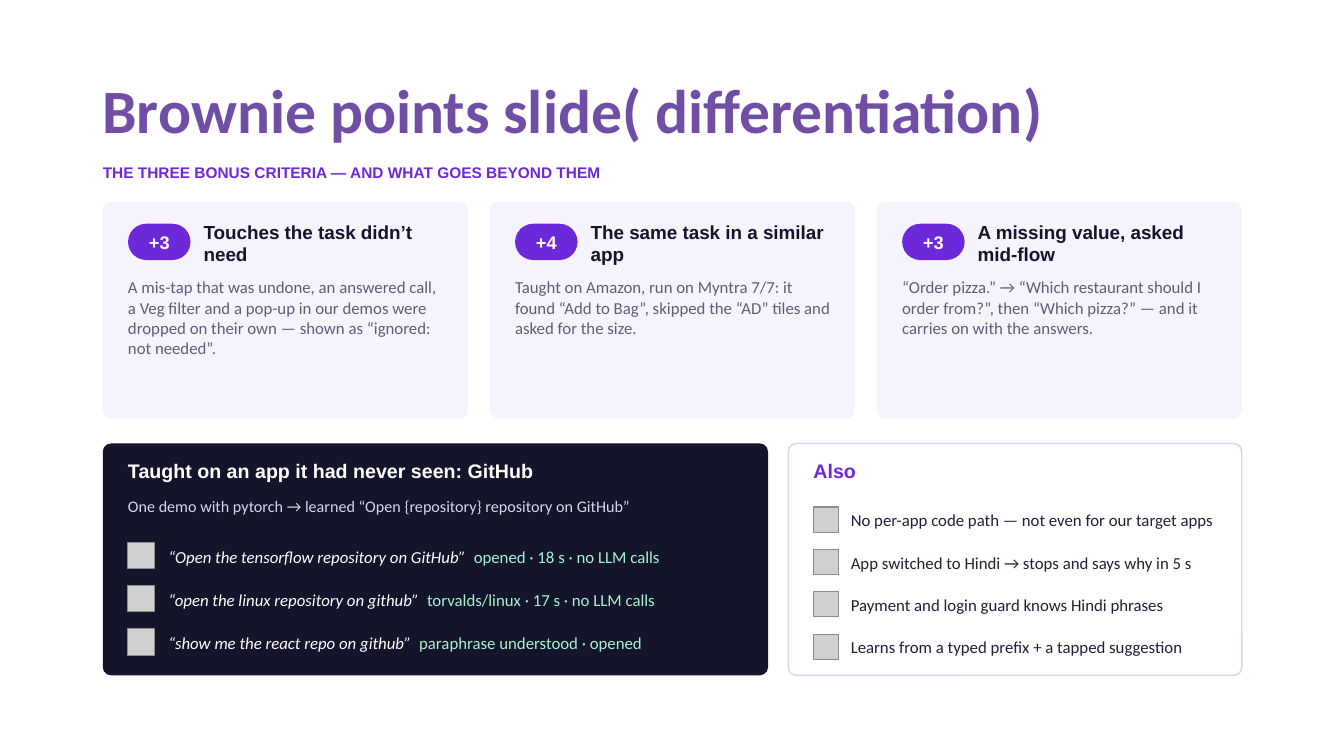
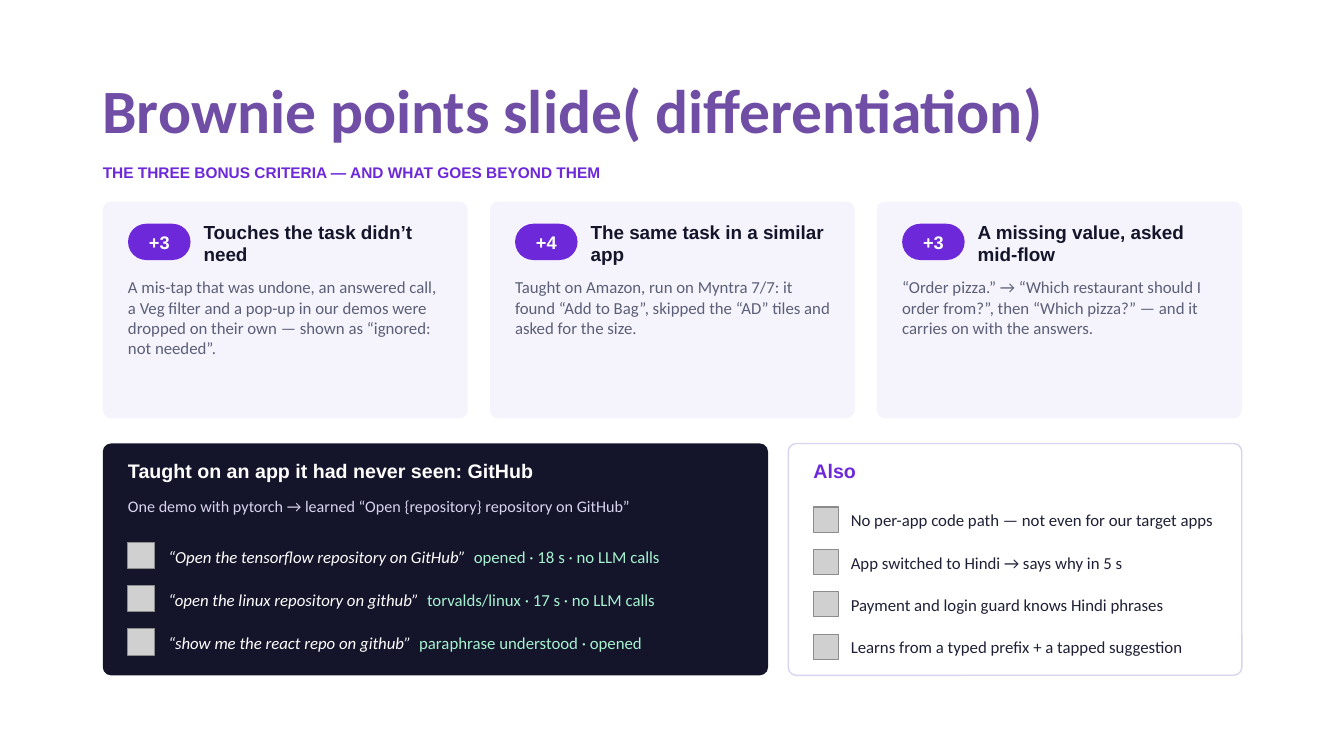
Before and after one commit to sgoel2be24-cyber/prism-teachable-voice, a slide deck: slide 10 of TIET_Update_Submission_ppt.pptx (slide 16 before the commit). Drawn at 1344x756 pixels with LibreOffice and Linux fonts; fonts in the diff are those of the drawing; grey boxes stand for pictures. Boxes give left, top, right and bottom in pixels: in the first picture for what was removed or moved away, otherwise in the second. Text is boxed around its words. In the diff, an @@ line names an element or a change of style, - is before the commit and + after.

```diff
--- a/TIET_Update_Submission_ppt.pptx
+++ b/TIET_Update_Submission_ppt.pptx
@@ text at (851, 557, 1123, 572): text changed @@
-App switched to Hindi → stops and says why in 5 s
+App switched to Hindi → says why in 5 s
```
Also in this commit, not shown: 2 other slides changed, 6 slides removed, 1 other file.
